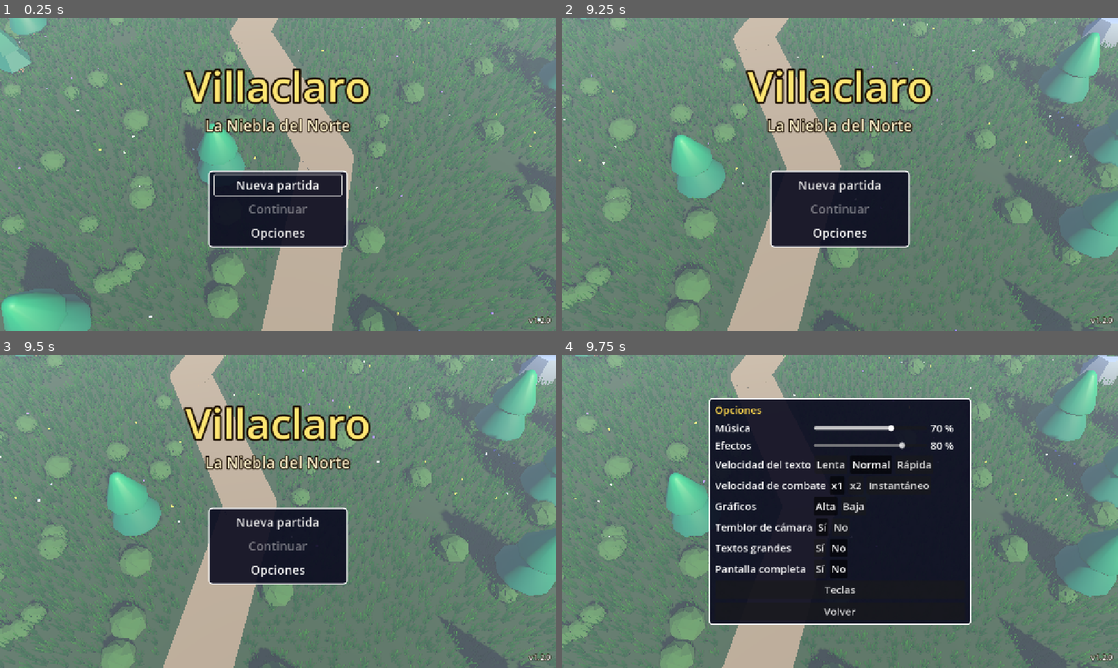
Above: before the commit, frames 1-4 (two rows, left to right).
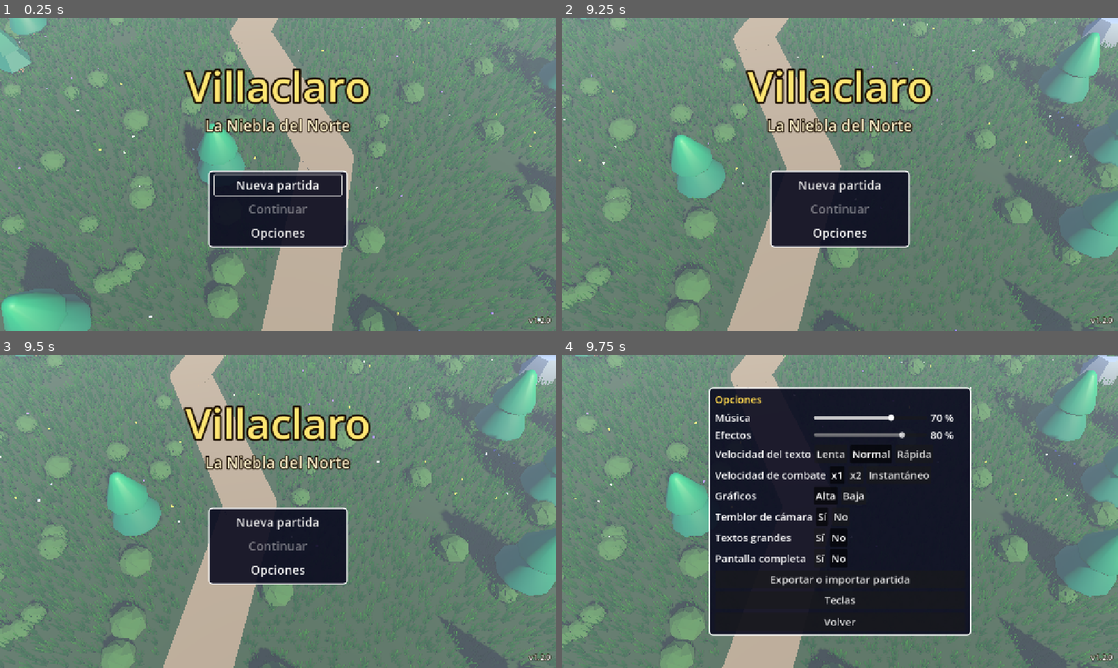
Above: after the commit, the same moments.

Repository: apergas/rpg-turnos
Game: Godot game, scene res://scenes/title/title.tscn
Two runs of this game, one before a commit and one after it. Both use one fixed random seed, a clock stepped at 60 frames per second and the inputs below.
Inputs (mouse positions are in pixels of both pictures, inside the frame that each line leads up to):
- Up to frame 1 (0.25 s): no input
- Up to frame 2 (9.25 s): click "Nueva partida" at 0.5 s; click "Volver" at 1.25 s; move the mouse to (962, 158) at 2.02 s; hold D (move_right) 2.03-2.75 s; tap Backspace at 2.1 s; click (962, 158) at 2.17 s; drag from (728, 190) to (812, 237) at 2.77 s; move the mouse to (895, 105) at 3.52 s; hold D (move_right) 3.53-4.25 s; tap Shift at 3.6 s; drag from (812, 237) to (673, 127) at 4.27 s; move the mouse to (1006, 221) at 5.02 s; hold A (move_left) 5.03-5.75 s; tap Alt at 5.1 s; tap Escape (cancel) at 5.65 s; drag from (673, 127) to (756, 96) at 5.77 s; move the mouse to (867, 174) at 6.52 s; hold S (move_down) 6.53-7.25 s; tap Delete at 6.6 s; click (867, 174) at 6.67 s; drag from (756, 96) to (728, 190) at 7.27 s; move the mouse to (962, 158) at 8.02 s; hold W (move_up) 8.03-8.75 s; tap Keypad Enter at 8.1 s; drag from (728, 190) to (812, 237) at 8.77 s
- Up to frame 3 (9.5 s): no input
- Up to frame 4 (9.75 s): move the mouse to (895, 442) at 9.52 s; hold S (move_down) from 9.53 s (still down); tap Enter (accept) at 9.6 s

Frames 1-3 are identical in both runs. In frame 4, 10% of the frame differs, in the area x 26-74%, y 10-90%.

Commit message:
Export and import a save slot through a file

Diff:
--- a/scripts/game/save_data.gd
+++ b/scripts/game/save_data.gd
@@ -400,3 +400,21 @@
 	var minutes := floori(float(data.play_time) / 60.0)
 	return "%s · Nv %d · %s · %d:%02d" % [hero_name, int(data.hero.level),
 		ZoneData.by_id(zone_id).short_name, floori(minutes / 60.0), minutes % 60]
+
+
+const IMPORT_NOT_SAVE := "Ese archivo no es una partida de Villaclaro."
+const IMPORT_NEWER := "Esa partida es de una versión más nueva del juego."
+
+
+## An imported file's text: {"ok": bool, "save": Dictionary, "text": why not}. Only what
+## is_valid() accepts gets through.
+static func from_json(text: String) -> Dictionary:
+	var json := JSON.new()
+	if json.parse(text) != OK or not json.data is Dictionary:
+		return {"ok": false, "save": {}, "text": IMPORT_NOT_SAVE}
+	var data: Dictionary = json.data
+	if data.get("version") is float and int(data.version) > VERSION:
+		return {"ok": false, "save": {}, "text": IMPORT_NEWER}
+	if not is_valid(data):
+		return {"ok": false, "save": {}, "text": IMPORT_NOT_SAVE}
+	return {"ok": true, "save": data, "text": ""}
--- /dev/null
+++ b/scripts/game/save_transfer.gd
@@ -0,0 +1,109 @@
+class_name SaveTransfer extends Node
+## Moves a save's text between a slot and a file the player keeps. On the web the file is
+## downloaded (JavaScriptBridge.download_buffer()) and picked with an <input type=file> made
+## from JavaScript; elsewhere a FileDialog asks (the system's own where there is one). Only
+## moves text: SaveData.from_json() decides what may come in. Owned by TitleScreen.
+
+signal _web_answered(result: Dictionary)
+signal _path_chosen(path: String)
+
+const FILE_NAME := "villaclaro-ranura-%d.json"
+const MIME := "application/json"
+const FILTER := "*.json ; Partida de Villaclaro"
+const EXPORT_TITLE := "Exportar partida"
+const IMPORT_TITLE := "Importar partida"
+## Bigger files are not saves (a whole game's save is a few tens of KB). PICK_JS repeats it.
+const MAX_BYTES := 1000000
+const EXPORTED_TEXT := "Partida exportada: %s"
+const WRITE_FAILED_TEXT := "No se pudo escribir el archivo."
+## Defines window.villaclaroPickSave(done): opens the browser's file picker and calls
+## done(picked, text) once; picked is false if the player gave up, text is "" when the
+## file can't be read or is too big. No "accept" filter: iOS greys out files it can't type.
+const PICK_JS := """
+window.villaclaroPickSave = function (done) {
+	var input = document.createElement('input');
+	input.type = 'file';
+	var answered = false;
+	function answer(picked, text) {
+		if (!answered) {
+			answered = true;
+			done(picked, text);
+		}
+	}
+	input.addEventListener('cancel', function () { answer(false, ''); });
+	input.addEventListener('change', function () {
+		var file = input.files && input.files[0];
+		if (!file) { answer(false, ''); return; }
+		if (file.size > 1000000) { answer(true, ''); return; }
+		file.text().then(function (text) { answer(true, text); },
+			function () { answer(true, ''); });
+	});
+	input.click();
+};
+"""
+
+## Kept while the browser's picker is open: without a reference it would be freed.
+var _web_callback: JavaScriptObject
+
+
+## Writes text to a file the player keeps. Returns the message to show, "" if they gave up.
+func export_text(slot: int, text: String) -> String:
+	var file_name := FILE_NAME % slot
+	if OS.has_feature("web"):
+		JavaScriptBridge.download_buffer(text.to_utf8_buffer(), file_name, MIME)
+		return EXPORTED_TEXT % file_name
+	var path := await _ask_path(FileDialog.FILE_MODE_SAVE_FILE, file_name)
+	if path == "":
+		return ""
+	var file := FileAccess.open(path, FileAccess.WRITE)
+	if file == null:
+		return WRITE_FAILED_TEXT
+	var ok := file.store_string(text)
+	file.close()
+	return EXPORTED_TEXT % path.get_file() if ok else WRITE_FAILED_TEXT
+
+
+## {"picked": false} if the player gave up, else {"picked": true, "text": the file's text,
+## "" when it can't be read or is too big}.
+func import_text() -> Dictionary:
+	if OS.has_feature("web"):
+		_web_callback = JavaScriptBridge.create_callback(_on_web_file)
+		JavaScriptBridge.eval(PICK_JS, true)
+		var window = JavaScriptBridge.get_interface("window")
+		window.villaclaroPickSave(_web_callback)
+		var result: Dictionary = await _web_answered
+		_web_callback = null
+		return result
+	var path := await _ask_path(FileDialog.FILE_MODE_OPEN_FILE, "")
+	if path == "":
+		return {"picked": false, "text": ""}
+	var file := FileAccess.open(path, FileAccess.READ)
+	if file == null or file.get_length() > MAX_BYTES:
+		return {"picked": true, "text": ""}
+	return {"picked": true, "text": file.get_as_text()}
+
+
+func _on_web_file(args: Array) -> void:
+	var picked: bool = args.size() > 0 and args[0] == true
+	var text := str(args[1]) if picked and args.size() > 1 else ""
+	_web_answered.emit({"picked": picked, "text": text})
+
+
+## The path the player picks in a FileDialog, "" if they cancel.
+func _ask_path(mode: FileDialog.FileMode, file_name: String) -> String:
+	var dialog := FileDialog.new()
+	dialog.file_mode = mode
+	dialog.access = FileDialog.ACCESS_FILESYSTEM
+	dialog.use_native_dialog = true
+	dialog.filters = PackedStringArray([FILTER])
+	dialog.title = EXPORT_TITLE if mode == FileDialog.FILE_MODE_SAVE_FILE else IMPORT_TITLE
+	dialog.current_dir = OS.get_system_dir(OS.SYSTEM_DIR_DOCUMENTS)
+	if file_name != "":
+		dialog.current_file = file_name
+	dialog.file_selected.connect(func(path: String) -> void: _path_chosen.emit(path))
+	dialog.canceled.connect(func() -> void: _path_chosen.emit(""))
+	add_child(dialog)
+	dialog.popup_centered_ratio(0.7)
+	var path: String = await _path_chosen
+	dialog.queue_free()
+	return path
--- a/scripts/title/title_screen.gd
+++ b/scripts/title/title_screen.gd
@@ -58,6 +58,7 @@
 var _options_window: PanelContainer
 var _options_backdrop: Control
 var _options_panel: OptionsPanel
+var _transfer: SaveTransfer
 var _slot_window: PanelContainer
 var _slot_list: SlotList
 ## The slot of the game being started or played.
@@ -92,6 +93,8 @@
 	KeyMap.apply(_options.keys)
 	_audio = AudioDirector.new()
 	add_child(_audio)
+	_transfer = SaveTransfer.new()
+	add_child(_transfer)
 	_audio.set_volumes(_options.music_volume, _options.sfx_volume)
 	WebUpdate.watch()
 	_build_fade()
@@ -452,9 +455,13 @@
 	_slot_window.hide()
 	center.add_child(_slot_window)
 	_slot_list = SlotList.new()
-	_slot_list.setup(_audio)
+	_slot_list.setup(_audio, _transfer)
 	_slot_list.chosen.connect(_on_slot_chosen)
 	_slot_list.closed.connect(_close_slots)
+	_slot_list.changed.connect(func() -> void:
+		_continue_button.disabled = not SaveStore.any_usable())
+	_options_panel.transfer_requested.connect(func() -> void:
+		_open_slots(SlotList.Mode.MANAGE))
 	_slot_window.add_child(_slot_list)
 	_focus(_continue_button if not _continue_button.disabled else start)
 
--- a/scripts/ui/options_panel.gd
+++ b/scripts/ui/options_panel.gd
@@ -8,6 +8,8 @@
 ## Call setup() before adding it to the tree.
 
 signal closed
+## Title only: the player wants to copy a slot to or from a file.
+signal transfer_requested
 
 const FONT_SIZE := 24
 const VOLUME_STEP := 10.0
@@ -82,6 +84,12 @@
 			return Difficulty.NAMES[id])
 		_choice_row("Dificultad", names, Difficulty.IDS.find(_state.difficulty),
 			func(i: int) -> void: _state.difficulty = Difficulty.IDS[i])
+	if _state == null:
+		var transfer := _button("Exportar o importar partida")
+		transfer.pressed.connect(func() -> void:
+			SaveStore.save_options(_options)
+			transfer_requested.emit())
+		_rows.add_child(transfer)
 	if not Device.is_touch():
 		_keys_button = _button("Teclas")
 		_keys_button.pressed.connect(_open_keys)
--- a/scripts/ui/slot_list.gd
+++ b/scripts/ui/slot_list.gd
@@ -4,24 +4,40 @@
 ## (" · terminada" once the game is finished), "Vacía" or "Partida dañada". LOAD
 ## (Continuar) only lets usable saves be picked; NEW (Nueva partida) takes any slot and
 ## asks first, focus on "No", when it holds a usable save. Emits chosen(slot) once a slot is
-## settled and closed on Volver. back() is what Esc and a tap outside do.
+## settled and closed on Volver. back() is what Esc and a tap outside do. MANAGE (the title's
+## Opciones, Exportar o importar partida) opens a page per slot with Exportar and Importar,
+## and emits changed when an import filled the slot.
 
 signal chosen(slot: int)
 signal closed
-
-enum Mode { LOAD, NEW }
+## A slot was filled from a file (MANAGE).
+signal changed
+
+enum Mode { LOAD, NEW, MANAGE }
 
 const FONT_SIZE := 24
-const TITLES := {Mode.LOAD: "Continuar", Mode.NEW: "Nueva partida"}
+const TITLES := {Mode.LOAD: "Continuar", Mode.NEW: "Nueva partida",
+	Mode.MANAGE: "Exportar o importar"}
 const SLOT_TEXT := "Ranura %d"
 const EMPTY_TEXT := "Vacía"
 const DAMAGED_TEXT := "Partida dañada"
 const FINISHED_TEXT := " · terminada"
 const NEW_CONFIRM := "La partida de la ranura %d se borrará.\n¿Empezar una nueva?"
 const NEW_YES := "Sí, empezar de nuevo"
+const IMPORT_CONFIRM := "La partida de la ranura %d se sustituirá\npor la del archivo. ¿Seguir?"
+const IMPORT_YES := "Sí, sustituir"
+const IMPORTED_TEXT := "Partida importada en la ranura %d."
+const SAVE_FAILED_TEXT := "No se pudo guardar la partida."
+## Messages wrap past this width.
+const MESSAGE_WIDTH := 360.0
 
 var mode := Mode.LOAD
 var _audio: AudioDirector
+var _transfer: SaveTransfer
+var _detail_line: Label
+var _export_button: Button
+var _import_button: Button
+var _message: Label
 ## SaveStore.slot_info() of each slot, read by open() and after a change.
 var _infos: Array[Dictionary] = []
 var _pages := {}
@@ -42,8 +58,9 @@
 var _confirm_back := "list"
 
 
-func setup(audio: AudioDirector) -> void:
+func setup(audio: AudioDirector, transfer: SaveTransfer = null) -> void:
 	_audio = audio
+	_transfer = transfer
 
 
 func _ready() -> void:
@@ -68,6 +85,24 @@
 	_confirm_no = _button("No")
 	_confirm_no.pressed.connect(back)
 	confirm.add_child(_confirm_no)
+	var actions := _page_box("actions")
+	_detail_line = _label("", Color.WHITE)
+	_detail_line.add_theme_font_size_override("font_size", UiStyle.TEXT_SIZE)
+	actions.add_child(_detail_line)
+	_export_button = _button("Exportar")
+	_export_button.pressed.connect(_on_export)
+	actions.add_child(_export_button)
+	_import_button = _button("Importar")
+	_import_button.pressed.connect(_on_import)
+	actions.add_child(_import_button)
+	var actions_back := _button("Volver")
+	actions_back.pressed.connect(back)
+	actions.add_child(actions_back)
+	_message = _label(" ", Color.WHITE)
+	_message.add_theme_font_size_override("font_size", UiStyle.TEXT_SIZE)
+	_message.custom_minimum_size.x = MESSAGE_WIDTH
+	_message.autowrap_mode = TextServer.AUTOWRAP_WORD_SMART
+	actions.add_child(_message)
 
 
 ## Shows the slots for p_mode, read again from the files (a game may have saved since).
@@ -132,6 +167,10 @@
 				_ask(NEW_CONFIRM % slot, NEW_YES, func() -> void: chosen.emit(slot))
 			else:
 				chosen.emit(slot)
+		Mode.MANAGE:
+			_sfx(SfxLibrary.ACCEPT)
+			_show_actions("")
+			_focus_page("actions")
 
 
 ## A question with "No" focused; yes runs action, "No" goes back to the page it came from.
@@ -156,6 +195,57 @@
 func _focus_page(page: String) -> void:
 	if page == "list":
 		_focus_row(_slot)
+	elif page == "actions":
+		_focus(_import_button if _export_button.disabled else _export_button)
+
+
+## The chosen slot's page: its line, Exportar only with a usable save, and message.
+func _show_actions(message: String) -> void:
+	var info: Dictionary = _infos[_slot - 1]
+	_title.text = SLOT_TEXT % _slot
+	_detail_line.text = _detail(info)
+	_export_button.disabled = info.kind != SaveStore.SlotKind.USABLE
+	_message.text = message if message != "" else " "
+	_show("actions")
+
+
+func _on_export() -> void:
+	if _busy:
+		return
+	_busy = true
+	_sfx(SfxLibrary.ACCEPT)
+	var text := await _transfer.export_text(_slot, SaveStore.slot_text(_slot))
+	_busy = false
+	if text != "":
+		_message.text = text
+
+
+func _on_import() -> void:
+	if _busy:
+		return
+	_busy = true
+	_sfx(SfxLibrary.ACCEPT)
+	var file: Dictionary = await _transfer.import_text()
+	_busy = false
+	if not file.picked:
+		return
+	var result := SaveData.from_json(file.text)
+	if not result.ok:
+		_message.text = result.text
+		return
+	if _infos[_slot - 1].kind == SaveStore.SlotKind.USABLE:
+		_ask(IMPORT_CONFIRM % _slot, IMPORT_YES, _write_import.bind(result.save))
+	else:
+		_write_import(result.save)
+
+
+func _write_import(save: Dictionary) -> void:
+	var ok := SaveStore.save_game(_slot, save)
+	_refresh()
+	_show_actions(IMPORTED_TEXT % _slot if ok else SAVE_FAILED_TEXT)
+	_focus_page("actions")
+	if ok:
+		changed.emit()
 
 
 ## slot's row if it can be chosen, else the first one that can, else Volver.
Not shown, added: scripts/game/save_transfer.gd.uid
Not shown, changed: CLAUDE.md
